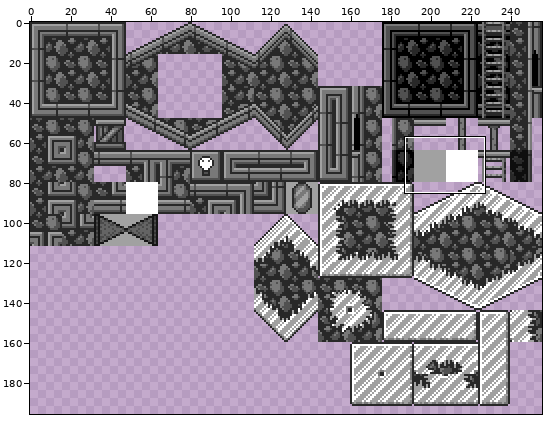
A sprite sheet gets an edit: bin/assets/tilesets/tiled_files/minest.png. Above, an overview of the earlier version with the close-up marked.
Close-up. Before the edit:
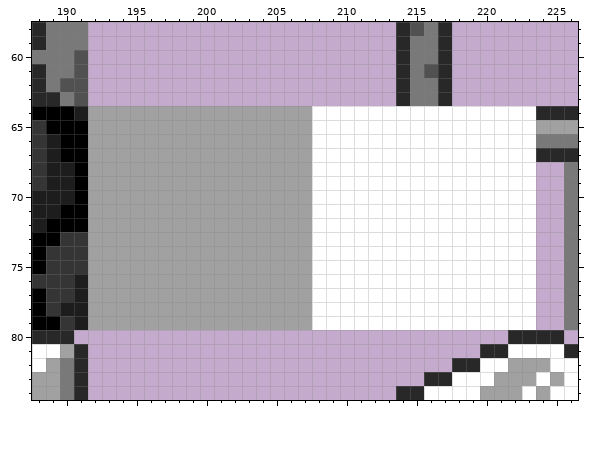
The file is 256x336 pixels. Colours within 5 levels of each other are drawn and written as one. Shown: x 188..226, y 58..84. The wide view leaves out empty margins.
The same view after the edit:
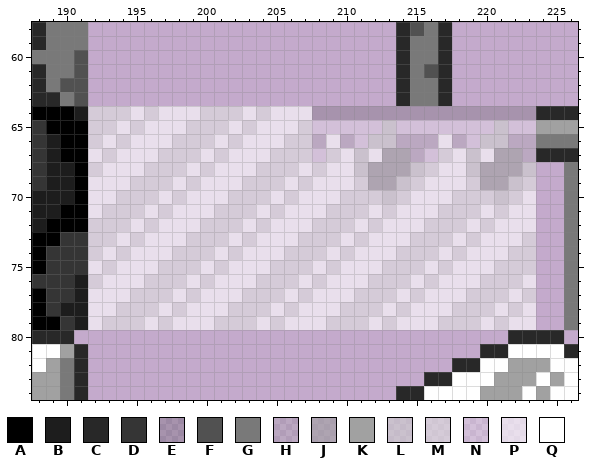
Palette (. is transparent): A #000000  B #1d1d1d  C #282828  D #353535  E #51515141  F #515151  G #797979  H #a1a1a141  J #a1a1a1a0  K #a1a1a1  L #cececea0  M #dfdfdfa0  N #ffffff41  P #ffffffa0  Q #ffffff
Changes in this commit:
{"y":64,"x":192,"old":"KKKKKKKKKKKKKKKKQQQQQQQQQQQQQQQQ","new":"MMMPMPPPMMMPMPPPEEEEEEEEEEEEEEEE"}
{"y":65,"x":192,"old":"KKKKKKKKKKKKKKKKQQQQQQQQQQQQQQQQ","new":"MMPMPPPMMMPMPPPMNNNNNLNNNNNNNLNN"}
{"y":66,"x":192,"old":"KKKKKKKKKKKKKKKKQQQQQQQQQQQQQQQQ","new":"MPMPPPMMMPMPPPMMHPHNLLHHHPHNLLHH"}
{"y":67,"x":192,"old":"KKKKKKKKKKKKKKKKQQQQQQQQQQQQQQQQ","new":"PMPPPMMMPMPPPMMMNMPLPJJHNMPLPJJH"}
{"y":68,"x":192,"old":"KKKKKKKKKKKKKKKKQQQQQQQQQQQQQQQQ","new":"MPPPMMMPMPPPMMMPMPPLJJJLMPPLJJJL"}
{"y":69,"x":192,"old":"KKKKKKKKKKKKKKKKQQQQQQQQQQQQQQQQ","new":"PPPMMMPMPPPMMMPMPPPMJJLMPPPMJJLM"}
{"y":70,"x":192,"old":"KKKKKKKKKKKKKKKKQQQQQQQQQQQQQQQQ","new":"PPMMMPMPPPMMMPMPPPMMMLMPPPMMMLMP"}
{"y":71,"x":192,"old":"KKKKKKKKKKKKKKKKQQQQQQQQQQQQQQQQ","new":"PMMMPMPPPMMMPMPPPMMMPMPPPMMMPMPP"}
{"y":72,"x":192,"old":"KKKKKKKKKKKKKKKKQQQQQQQQQQQQQQQQ","new":"MMMPMPPPMMMPMPPPMMMPMPPPMMMPMPPP"}
{"y":73,"x":192,"old":"KKKKKKKKKKKKKKKKQQQQQQQQQQQQQQQQ","new":"MMPMPPPMMMPMPPPMMMPMPPPMMMPMPPPM"}
{"y":74,"x":192,"old":"KKKKKKKKKKKKKKKKQQQQQQQQQQQQQQQQ","new":"MPMPPPMMMPMPPPMMMPMPPPMMMPMPPPMM"}
{"y":75,"x":192,"old":"KKKKKKKKKKKKKKKKQQQQQQQQQQQQQQQQ","new":"PMPPPMMMPMPPPMMMPMPPPMMMPMPPPMMM"}
{"y":76,"x":192,"old":"KKKKKKKKKKKKKKKKQQQQQQQQQQQQQQQQ","new":"MPPPMMMPMPPPMMMPMPPPMMMPMPPPMMMP"}
{"y":77,"x":192,"old":"KKKKKKKKKKKKKKKKQQQQQQQQQQQQQQQQ","new":"PPPMMMPMPPPMMMPMPPPMMMPMPPPMMMPM"}
{"y":78,"x":192,"old":"KKKKKKKKKKKKKKKKQQQQQQQQQQQQQQQQ","new":"PPMMMPMPPPMMMPMPPPMMMPMPPPMMMPMP"}
{"y":79,"x":192,"old":"KKKKKKKKKKKKKKKKQQQQQQQQQQQQQQQQ","new":"PMMMPMPPPMMMPMPPPMMMPMPPPMMMPMPP"}
{"label":"changed","picture_box":[88,106,536,330]}
